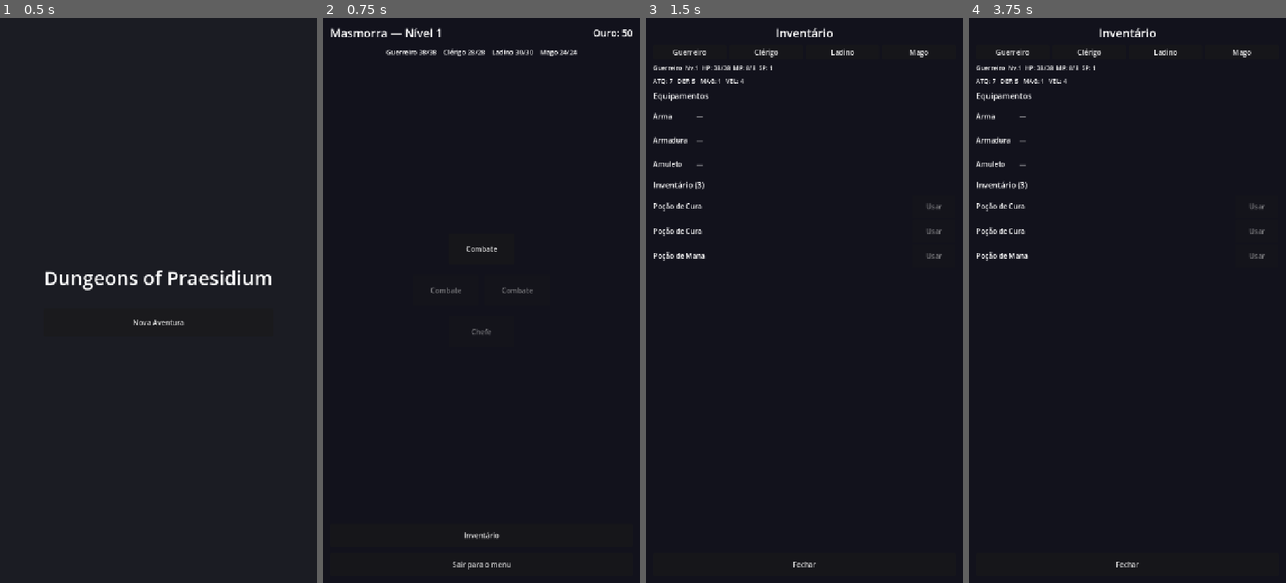
Above: before the commit, frames 1-4 (left to right).
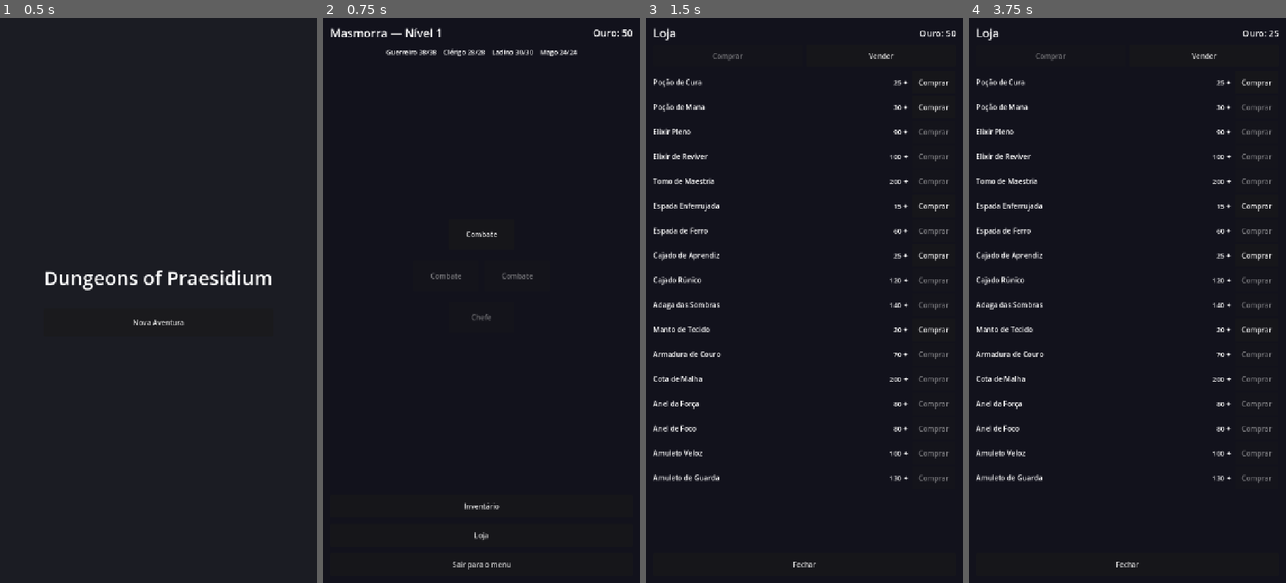
Above: after the commit, the same moments.

Repository: RoxtonRD/dungeon-rpg
Game: Godot game, scene res://scenes/main.tscn
The game is run twice, just before and just after one commit, with the same random seed, the same clock (stepped at 60 frames per second) and the same inputs.
Inputs (mouse positions are in pixels of both pictures, inside the frame that each line leads up to):
- Up to frame 1 (0.5 s): no input
- Up to frame 2 (0.75 s): click "Nova Aventura" at 0.5 s
- Up to frame 3 (1.5 s): click (804, 537) at 1.25 s, where only the run after the commit has a clickable "Loja"
- Up to frame 4 (3.75 s): click (1203, 57) at 2 s, where only the run after the commit has a clickable "Vender"; click (1051, 57) at 2.75 s, where only the run after the commit has a clickable "Comprar"; click (1257, 80) at 3.5 s, where only the run after the commit has a clickable "Comprar"

Frame 1 is identical in both runs. In frame 2, 0.6% of the frame differs, in the area x 34-67%, y 37-93%; in frame 3, 4.7%, in the area x 2-98%, y 1-83%; in frame 4, 4.7%.

Commit message:
feat(shop): add fixed-tier shop screen with buy and sell tabs

Diff:
--- a/scripts/dungeon/dungeon_map.gd
+++ b/scripts/dungeon/dungeon_map.gd
@@ -7,6 +7,7 @@
 const COMBAT_SCENE := "res://scripts/combat/combat_screen.tscn"
 const MENU_SCENE := "res://scenes/main.tscn"
 const INVENTORY_SCENE := "res://scripts/inventory/inventory_screen.tscn"
+const SHOP_SCENE := "res://scripts/shop/shop_screen.tscn"
 const ITEM_DIR := "res://resources/items/"
 
 @onready var title_label: Label = %TitleLabel
@@ -14,6 +15,7 @@
 @onready var party_status: Label = %PartyStatus
 @onready var map_area: VBoxContainer = %MapArea
 @onready var inventory_button: Button = %InventoryButton
+@onready var shop_button: Button = %ShopButton
 @onready var menu_button: Button = %MenuButton
 @onready var end_panel: PanelContainer = %EndPanel
 @onready var end_label: Label = %EndLabel
@@ -47,6 +49,7 @@
 
 func _ready() -> void:
 	inventory_button.pressed.connect(_on_inventory_pressed)
+	shop_button.pressed.connect(_on_shop_pressed)
 	menu_button.pressed.connect(_on_menu_pressed)
 	end_menu_button.pressed.connect(_on_menu_pressed)
 	treasure_continue_button.pressed.connect(_on_treasure_continue)
@@ -245,5 +248,9 @@
 	get_tree().change_scene_to_file(INVENTORY_SCENE)
 
 
+func _on_shop_pressed() -> void:
+	get_tree().change_scene_to_file(SHOP_SCENE)
+
+
 func _on_menu_pressed() -> void:
 	get_tree().change_scene_to_file(MENU_SCENE)
--- a/scripts/dungeon/dungeon_map.tscn
+++ b/scripts/dungeon/dungeon_map.tscn
@@ -64,6 +64,12 @@
 custom_minimum_size = Vector2(0, 52)
 text = "Inventário"
 
+[node name="ShopButton" type="Button" parent="VBox"]
+unique_name_in_owner = true
+layout_mode = 2
+custom_minimum_size = Vector2(0, 52)
+text = "Loja"
+
 [node name="MenuButton" type="Button" parent="VBox"]
 unique_name_in_owner = true
 layout_mode = 2
--- /dev/null
+++ b/scripts/shop/shop_screen.gd
@@ -0,0 +1,180 @@
+## Fixed-tier v1 shop. Players can buy from a curated catalogue and sell
+## any item in the shared inventory at 50% of its buy price.
+extends Control
+
+const ITEM_DIR := "res://resources/items/"
+const DUNGEON_SCENE := "res://scripts/dungeon/dungeon_map.tscn"
+
+## The v1 shop catalogue — one of each, fixed tier.
+const SHOP_ITEMS: Array[String] = [
+	# Consumables
+	"potion_heal",
+	"potion_mana",
+	"elixir_full",
+	"elixir_revival",
+	"tome_sp",
+	# Weapons
+	"sword_rusty",
+	"sword_iron",
+	"staff_apprentice",
+	"staff_runed",
+	"dagger_shadow",
+	# Armour
+	"armor_cloth",
+	"armor_leather",
+	"armor_chain",
+	# Trinkets
+	"ring_might",
+	"ring_focus",
+	"amulet_swift",
+	"amulet_ward",
+]
+
+@onready var gold_label: Label = %GoldLabel
+@onready var buy_tab_button: Button = %BuyTabButton
+@onready var sell_tab_button: Button = %SellTabButton
+@onready var item_list_vbox: VBoxContainer = %ItemListVBox
+@onready var close_button: Button = %CloseButton
+
+var _mode: String = "buy"   # "buy" | "sell"
+
+
+func _ready() -> void:
+	# Safety net: allows this scene to be run directly for testing.
+	if Party.heroes.is_empty():
+		Party.start_new_game()
+		GameState.start_new_game()
+	buy_tab_button.pressed.connect(_on_tab.bind("buy"))
+	sell_tab_button.pressed.connect(_on_tab.bind("sell"))
+	close_button.pressed.connect(_on_close)
+	_refresh()
+
+
+func _on_tab(mode: String) -> void:
+	_mode = mode
+	_refresh()
+
+
+func _refresh() -> void:
+	gold_label.text = "Ouro: %d" % GameState.gold
+	buy_tab_button.disabled = (_mode == "buy")
+	sell_tab_button.disabled = (_mode == "sell")
+	if _mode == "buy":
+		_rebuild_buy_list()
+	else:
+		_rebuild_sell_list()
+
+
+# ── Buy tab ───────────────────────────────────────────────────────────────────
+
+func _rebuild_buy_list() -> void:
+	_clear_list()
+	for item_id in SHOP_ITEMS:
+		var item := load(ITEM_DIR + item_id + ".tres") as ItemData
+		if item == null:
+			continue
+		var row := _make_row()
+
+		var name_lbl := Label.new()
+		name_lbl.text = item.display_name
+		name_lbl.size_flags_horizontal = Control.SIZE_EXPAND_FILL
+		name_lbl.vertical_alignment = VERTICAL_ALIGNMENT_CENTER
+		name_lbl.add_theme_font_size_override("font_size", 16)
+		row.add_child(name_lbl)
+
+		var price_lbl := Label.new()
+		price_lbl.text = "%d ✦" % item.value
+		price_lbl.custom_minimum_size = Vector2(60, 0)
+		price_lbl.horizontal_alignment = HORIZONTAL_ALIGNMENT_RIGHT
+		price_lbl.vertical_alignment = VERTICAL_ALIGNMENT_CENTER
+		price_lbl.add_theme_font_size_override("font_size", 15)
+		row.add_child(price_lbl)
+
+		var buy_btn := Button.new()
+		buy_btn.text = "Comprar"
+		buy_btn.custom_minimum_size = Vector2(100, 0)
+		buy_btn.disabled = GameState.gold < item.value
+		buy_btn.pressed.connect(_on_buy.bind(item_id, item.value))
+		row.add_child(buy_btn)
+
+		item_list_vbox.add_child(row)
+
+
+func _on_buy(item_id: String, price: int) -> void:
+	if GameState.gold < price:
+		return
+	GameState.gold -= price
+	GameState.add_item(item_id)
+	_refresh()
+
+
+# ── Sell tab ──────────────────────────────────────────────────────────────────
+
+func _rebuild_sell_list() -> void:
+	_clear_list()
+	if GameState.inventory.is_empty():
+		var lbl := Label.new()
+		lbl.text = "Inventário vazio."
+		lbl.horizontal_alignment = HORIZONTAL_ALIGNMENT_CENTER
+		lbl.add_theme_font_size_override("font_size", 16)
+		item_list_vbox.add_child(lbl)
+		return
+
+	for idx in GameState.inventory.size():
+		var item_id: String = GameState.inventory[idx]
+		var item := load(ITEM_DIR + item_id + ".tres") as ItemData
+		if item == null:
+			continue
+		var sell_price: int = maxi(1, item.value / 2)
+		var row := _make_row()
+
+		var name_lbl := Label.new()
+		name_lbl.text = item.display_name
+		name_lbl.size_flags_horizontal = Control.SIZE_EXPAND_FILL
+		name_lbl.vertical_alignment = VERTICAL_ALIGNMENT_CENTER
+		name_lbl.add_theme_font_size_override("font_size", 16)
+		row.add_child(name_lbl)
+
+		var price_lbl := Label.new()
+		price_lbl.text = "%d ✦" % sell_price
+		price_lbl.custom_minimum_size = Vector2(60, 0)
+		price_lbl.horizontal_alignment = HORIZONTAL_ALIGNMENT_RIGHT
+		price_lbl.vertical_alignment = VERTICAL_ALIGNMENT_CENTER
+		price_lbl.add_theme_font_size_override("font_size", 15)
+		row.add_child(price_lbl)
+
+		var sell_btn := Button.new()
+		sell_btn.text = "Vender"
+		sell_btn.custom_minimum_size = Vector2(100, 0)
+		sell_btn.pressed.connect(_on_sell.bind(idx))
+		row.add_child(sell_btn)
+
+		item_list_vbox.add_child(row)
+
+
+func _on_sell(inv_idx: int) -> void:
+	var item_id: String = GameState.inventory[inv_idx]
+	var item := load(ITEM_DIR + item_id + ".tres") as ItemData
+	if item == null:
+		return
+	GameState.gold += maxi(1, item.value / 2)
+	GameState.inventory.remove_at(inv_idx)
+	_refresh()
+
+
+# ── Helpers ───────────────────────────────────────────────────────────────────
+
+func _clear_list() -> void:
+	for child in item_list_vbox.get_children():
+		child.queue_free()
+
+
+func _make_row() -> HBoxContainer:
+	var row := HBoxContainer.new()
+	row.add_theme_constant_override("separation", 8)
+	row.custom_minimum_size = Vector2(0, 52)
+	return row
+
+
+func _on_close() -> void:
+	get_tree().change_scene_to_file(DUNGEON_SCENE)
--- /dev/null
+++ b/scripts/shop/shop_screen.tscn
@@ -0,0 +1,78 @@
+[gd_scene load_steps=2 format=3]
+
+[ext_resource type="Script" path="res://scripts/shop/shop_screen.gd" id="1"]
+
+[node name="ShopScreen" type="Control"]
+layout_mode = 3
+anchors_preset = 15
+anchor_right = 1.0
+anchor_bottom = 1.0
+script = ExtResource("1")
+
+[node name="Background" type="ColorRect" parent="."]
+layout_mode = 1
+anchors_preset = 15
+anchor_right = 1.0
+anchor_bottom = 1.0
+color = Color(0.07, 0.07, 0.11, 1)
+
+[node name="VBox" type="VBoxContainer" parent="."]
+layout_mode = 1
+anchors_preset = 15
+anchor_right = 1.0
+anchor_bottom = 1.0
+offset_left = 16.0
+offset_top = 16.0
+offset_right = -16.0
+offset_bottom = -16.0
+theme_override_constants/separation = 10
+
+[node name="HeaderRow" type="HBoxContainer" parent="VBox"]
+layout_mode = 2
+
+[node name="TitleLabel" type="Label" parent="VBox/HeaderRow"]
+layout_mode = 2
+size_flags_horizontal = 3
+theme_override_font_sizes/font_size = 26
+text = "Loja"
+
+[node name="GoldLabel" type="Label" parent="VBox/HeaderRow"]
+unique_name_in_owner = true
+layout_mode = 2
+theme_override_font_sizes/font_size = 20
+vertical_alignment = 1
+text = "Ouro: 0"
+
+[node name="TabBar" type="HBoxContainer" parent="VBox"]
+layout_mode = 2
+theme_override_constants/separation = 8
+
+[node name="BuyTabButton" type="Button" parent="VBox/TabBar"]
+unique_name_in_owner = true
+layout_mode = 2
+size_flags_horizontal = 3
+custom_minimum_size = Vector2(0, 48)
+text = "Comprar"
+
+[node name="SellTabButton" type="Button" parent="VBox/TabBar"]
+unique_name_in_owner = true
+layout_mode = 2
+size_flags_horizontal = 3
+custom_minimum_size = Vector2(0, 48)
+text = "Vender"
+
+[node name="ItemScroll" type="ScrollContainer" parent="VBox"]
+layout_mode = 2
+size_flags_vertical = 3
+
+[node name="ItemListVBox" type="VBoxContainer" parent="VBox/ItemScroll"]
+unique_name_in_owner = true
+layout_mode = 2
+size_flags_horizontal = 3
+theme_override_constants/separation = 4
+
+[node name="CloseButton" type="Button" parent="VBox"]
+unique_name_in_owner = true
+layout_mode = 2
+custom_minimum_size = Vector2(0, 52)
+text = "Fechar"
Not shown, added: scripts/shop/shop_screen.gd.uid
